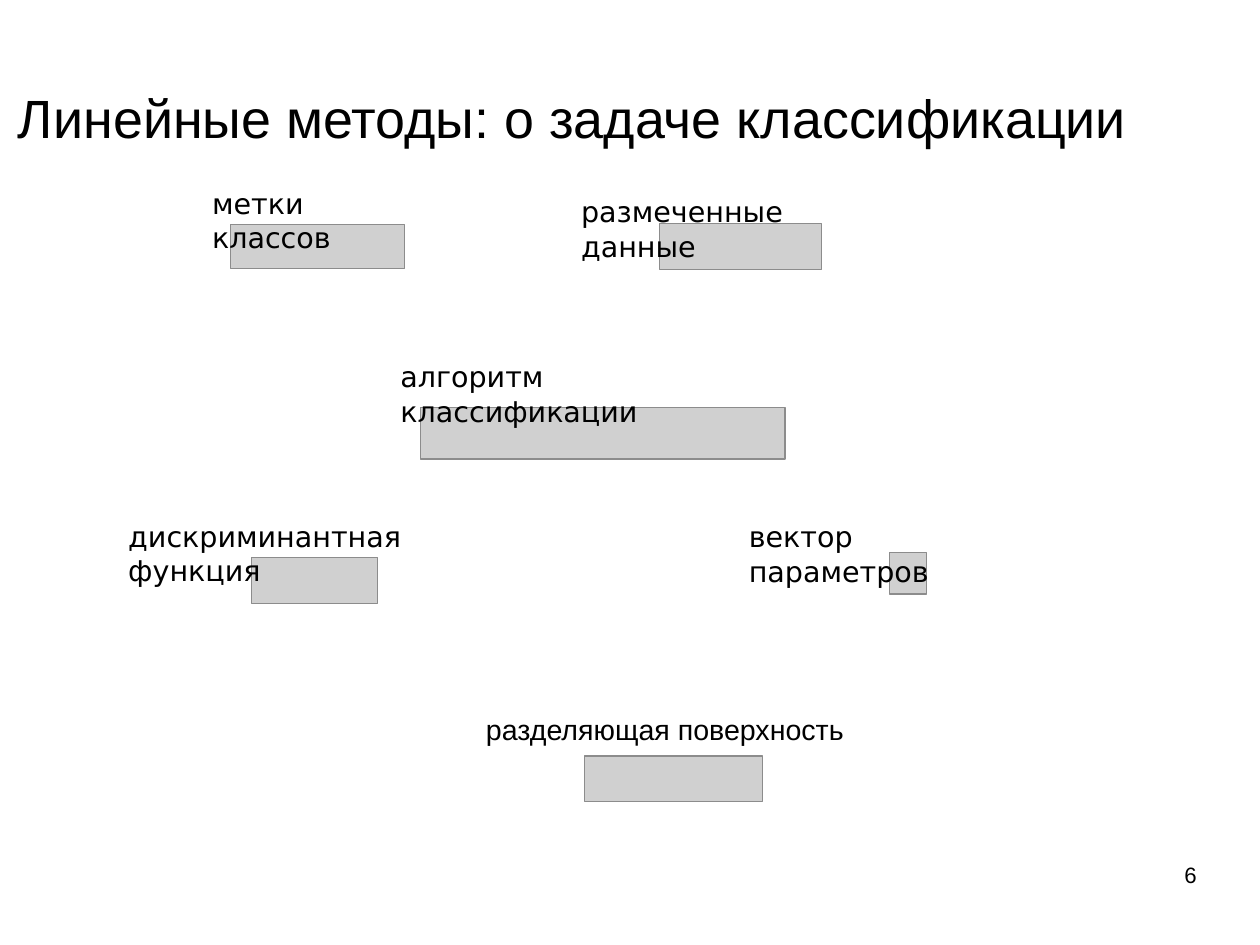
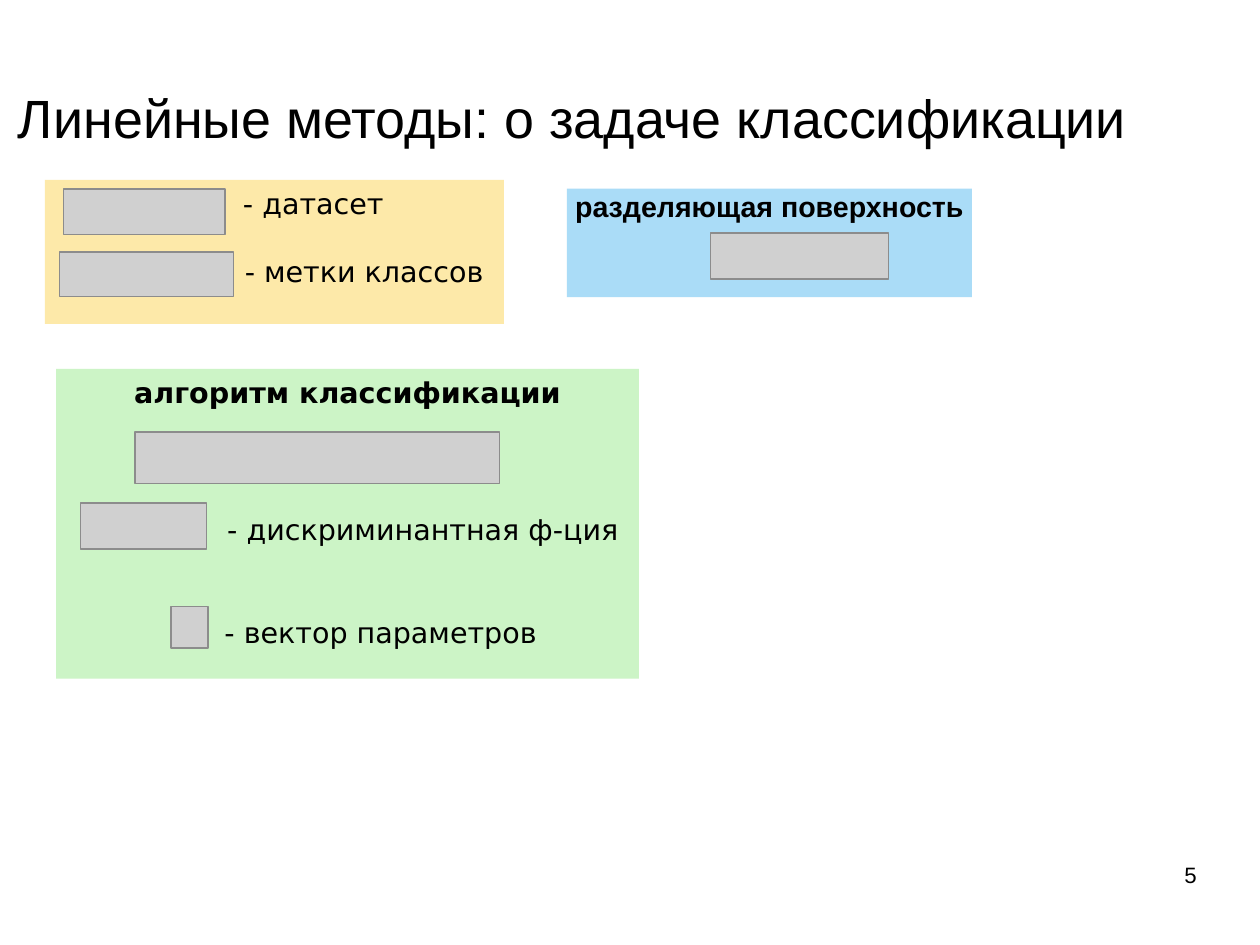
Before and after one commit to mechanoid5/ml_lectorium_legacy, a slide deck: slide 5 of 15-linear.odp (slide 6 before the commit). Drawn at 1260x945 pixels with LibreOffice and Linux fonts; fonts in the diff are those of the drawing; grey boxes stand for pictures; background and template pictures are left out. Boxes give left, top, right and bottom in pixels: in the first picture for what was removed or moved away, otherwise in the second. Text is boxed around its words. In the diff, an @@ line names an element or a change of style, - is before the commit and + after.

```diff
--- a/15-linear.odp
+++ b/15-linear.odp
@@ rectangle "- датасет": place and size @@
-rectangle "- датасет" at box(212, 198, 331, 254)
+rectangle "- датасет" at box(45, 180, 504, 324)
@@ rectangle "- датасет" at box(45, 180, 504, 324): fill none to #FDE9A9 @@
@@ picture: place and size @@
-picture at box(421, 408, 785, 460)
+picture at box(63, 189, 224, 234)
@@ text in rectangle at box(262, 198, 484, 283): text changed @@
-метки классов
+- датасет
+- метки классов
@@ subtitle "разделяющая поверхность": place and size @@
-subtitle "разделяющая поверхность" at box(486, 724, 844, 746)
+subtitle "разделяющая поверхность" at box(567, 189, 972, 297)
@@ subtitle "разделяющая поверхность" at box(567, 189, 972, 297): bold on; alignment left to centre; vertical alignment middle to top; fill none to #AADCF7 @@
@@ text removed at box(581, 206, 783, 262) @@
-размеченные данные
@@ picture: place and size @@
-picture at box(660, 224, 821, 270)
+picture at box(711, 233, 888, 279)
@@ picture: place and size @@
-picture at box(231, 224, 405, 269)
+picture at box(59, 252, 233, 296)
@@ rectangle added at box(56, 369, 639, 679), fill #CCF4C6, 18 pt, text #000000 @@
+алгоритм классификации
+- дискриминантная ф-ция
+- вектор параметров
@@ text removed at box(400, 371, 637, 428) @@
-алгоритм классификации
@@ picture: place and size @@
-picture at box(252, 558, 378, 604)
+picture at box(135, 432, 500, 484)
@@ picture: place and size @@
-picture at box(585, 756, 763, 802)
+picture at box(80, 503, 207, 549)
@@ text removed at box(128, 531, 401, 587) @@
-дискриминантная функция
@@ text removed at box(749, 531, 929, 587) @@
-вектор параметров
@@ picture: place and size @@
-picture at box(890, 552, 927, 595)
+picture at box(172, 606, 209, 648)
@@ page number at box(1184, 867, 1196, 884): text changed @@
-6
+5
```
Also in this commit, not shown: 6 other slides changed, 6 slides removed, 2 other files.
